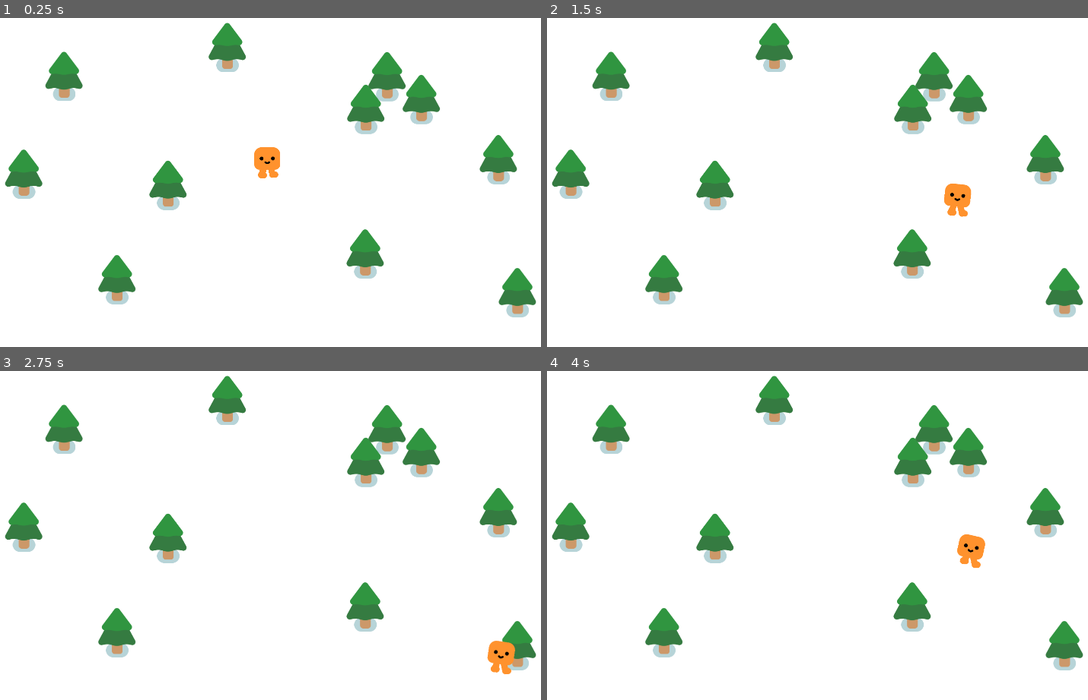
Above: before the commit, frames 1-4 (two rows, left to right).
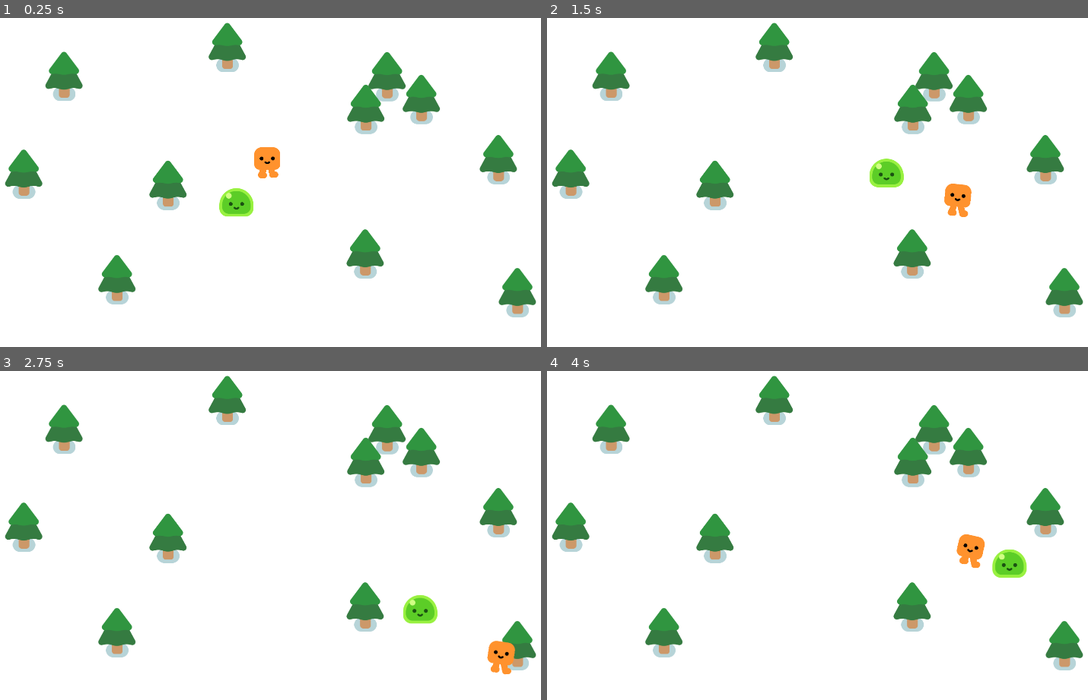
Above: after the commit, the same moments.

Repository: guicardosom/Bloblings
Game: Godot game, scene res://scenes/game.tscn
The game is run twice, just before and just after one commit, with the same random seed, the same clock (stepped at 60 frames per second) and the same inputs.
Inputs:
- Up to frame 1 (0.25 s): no input
- Up to frame 2 (1.5 s): hold D (move_right) 0.53-1.28 s; hold S (move_down) from 1.28 s (still down)
- Up to frame 3 (2.75 s): release S (move_down) at 2.03 s; hold D (move_right) from 2.03 s (still down)
- Up to frame 4 (4 s): release D (move_right) at 2.78 s; hold W (move_up) 2.78-3.53 s; hold A (move_left) from 3.53 s (still down)

The runs differ from the first frame. In frame 1, 0.5% of the frame differs, in the area x 40-47%, y 51-61%; in frame 2, 0.5%; in frame 3, 0.5%; in frame 4, 0.5%, in the area x 75-89%, y 49-64%.

Commit message:
Enemy
Creates enemy scene and follows player

Diff:
--- /dev/null
+++ b/godot-project/scenes/blob.tscn
@@ -0,0 +1,16 @@
+[gd_scene load_steps=4 format=3 uid="uid://b1ixbcxlqyguj"]
+
+[ext_resource type="PackedScene" uid="uid://ogik4s70pgwl" path="res://art/characters/slime/slime.tscn" id="1_eo8br"]
+[ext_resource type="Script" uid="uid://cmkoj57qfl686" path="res://scripts/blob.gd" id="1_ngma2"]
+
+[sub_resource type="CircleShape2D" id="CircleShape2D_eo8br"]
+radius = 51.0
+
+[node name="Blob" type="CharacterBody2D"]
+script = ExtResource("1_ngma2")
+
+[node name="Slime" parent="." instance=ExtResource("1_eo8br")]
+
+[node name="CollisionShape2D" type="CollisionShape2D" parent="."]
+position = Vector2(0, -30)
+shape = SubResource("CircleShape2D_eo8br")
--- a/godot-project/scenes/game.tscn
+++ b/godot-project/scenes/game.tscn
@@ -1,7 +1,8 @@
-[gd_scene load_steps=3 format=3 uid="uid://bnk77fyvyiq38"]
+[gd_scene load_steps=4 format=3 uid="uid://bnk77fyvyiq38"]
 
 [ext_resource type="PackedScene" uid="uid://vkq4jcqqix6w" path="res://scenes/player.tscn" id="1_uwrxv"]
 [ext_resource type="PackedScene" uid="uid://bqvqxce8uv1bd" path="res://scenes/tree.tscn" id="2_yqjtg"]
+[ext_resource type="PackedScene" uid="uid://b1ixbcxlqyguj" path="res://scenes/blob.tscn" id="3_lnu2h"]
 
 [node name="Game" type="Node2D"]
 y_sort_enabled = true
@@ -45,3 +46,6 @@
 
 [node name="PineTree11" parent="." instance=ExtResource("2_yqjtg")]
 position = Vector2(1270, 384)
+
+[node name="Blob" parent="." instance=ExtResource("3_lnu2h")]
+position = Vector2(813, 717)
--- /dev/null
+++ b/godot-project/scripts/blob.gd
@@ -0,0 +1,9 @@
+extends CharacterBody2D
+
+@export var speed = 300
+@onready var player = get_node("/root/Game/Player")
+
+func _physics_process(delta: float) -> void:
+	var direction = global_position.direction_to(player.global_position)
+	velocity = direction * speed
+	move_and_slide()
Not shown, added: godot-project/scripts/blob.gd.uid
